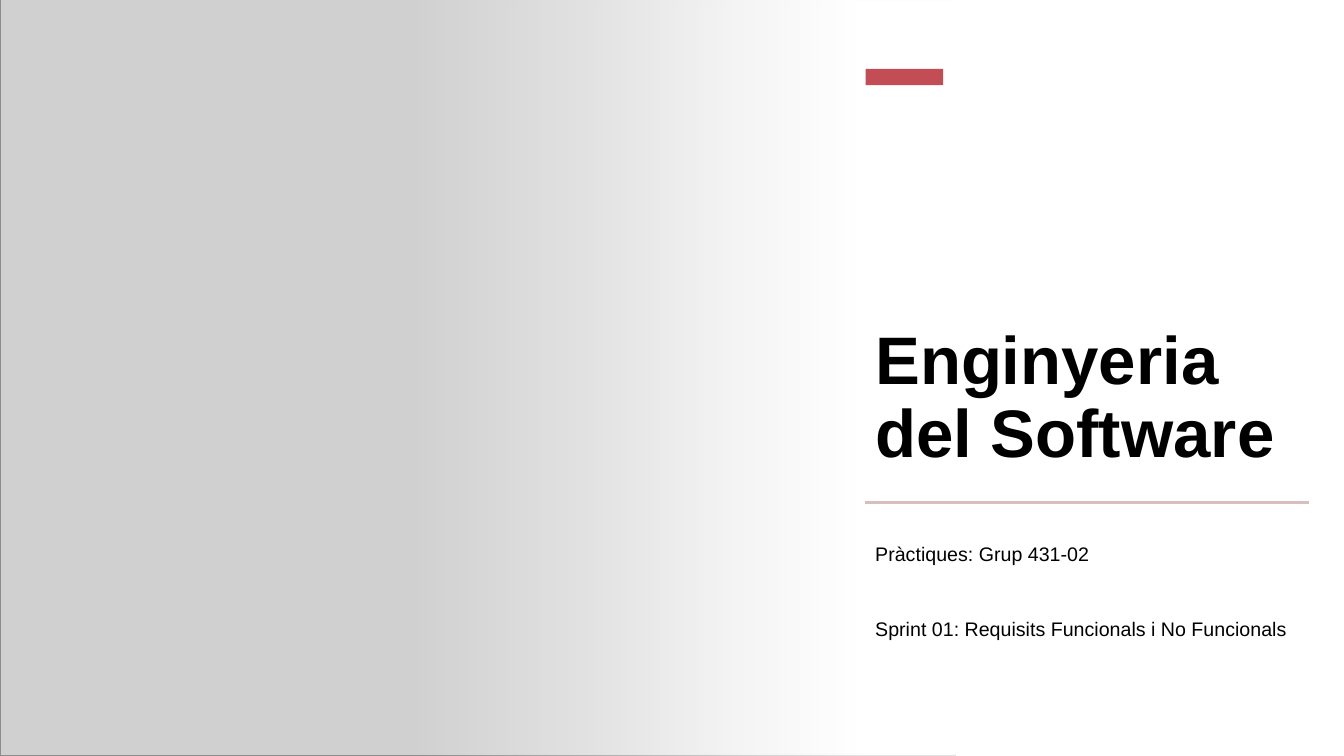
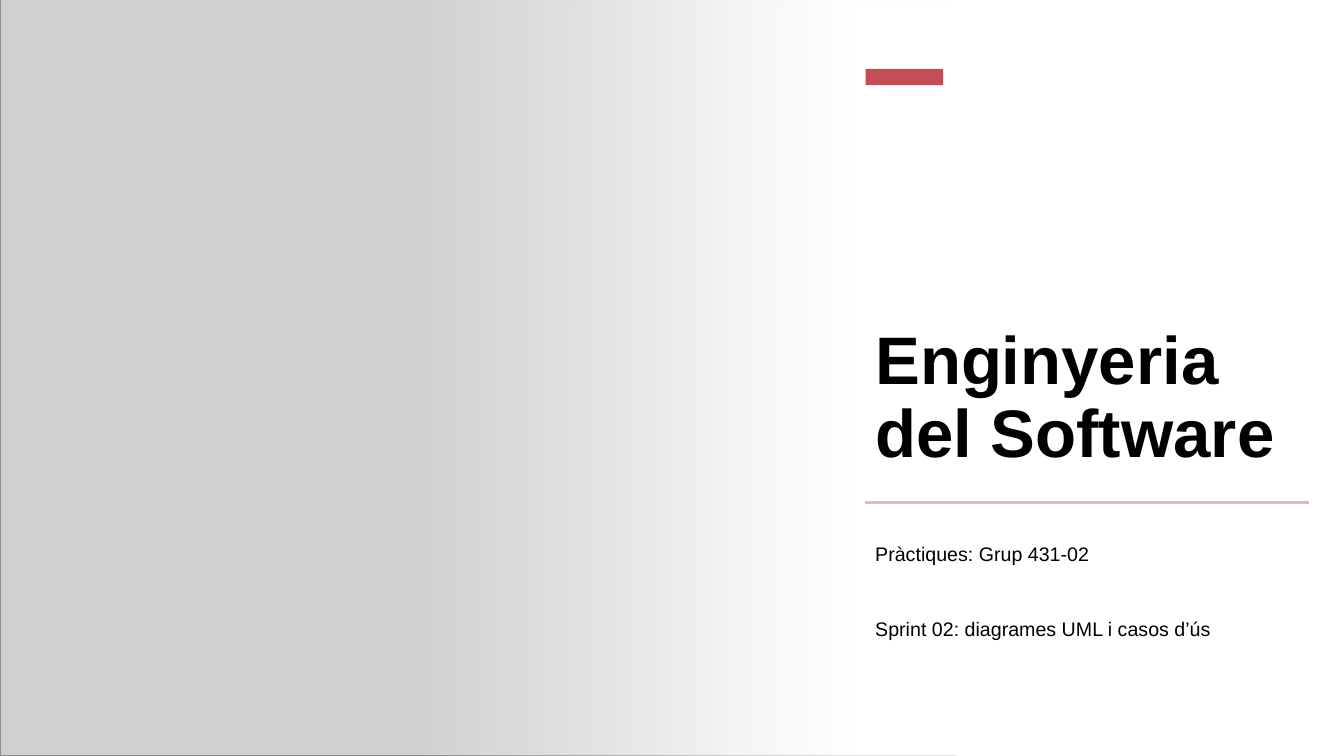
Before and after one commit to martipages/ES23UAB431-02, a slide deck: slide 15 of documents/Sprint_Review2_431-2.pptx (slide 1 before the commit). Drawn at 1344x756 pixels with LibreOffice and Linux fonts; fonts in the diff are those of the drawing; grey boxes stand for pictures. Boxes give left, top, right and bottom in pixels: in the first picture for what was removed or moved away, otherwise in the second. Text is boxed around its words. In the diff, an @@ line names an element or a change of style, - is before the commit and + after.

```diff
--- a/documents/Sprint_Review2_431-2.pptx
+++ b/documents/Sprint_Review2_431-2.pptx
@@ text at (875,621,1210,640): text changed @@
-Sprint 01: Requisits Funcionals i No Funcionals
+Sprint 02: diagrames UML i casos d’ús
```
Also in this commit, not shown: 2 slides added, 1 slide removed, 2 other files.
